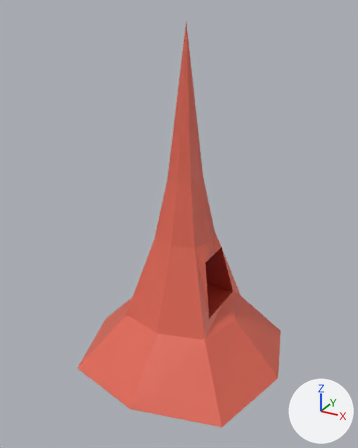
Before and after pictures for a commit that changed the Blender file Art.Src/TowerGenerator/Chunks_00.blend.
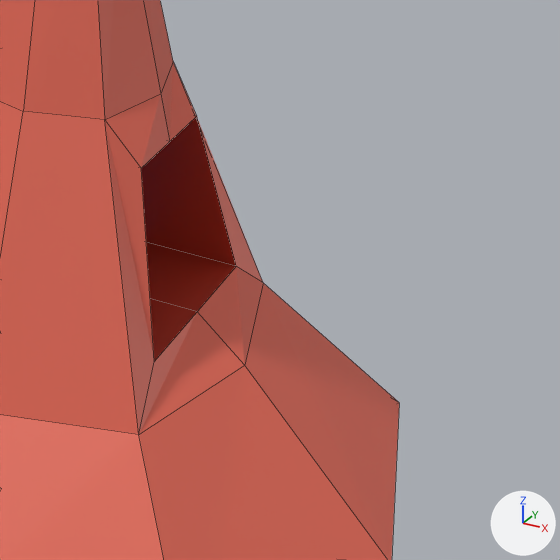
There are two pictures of each version: one whole from a 50 mm lens placed at (10.84, -20.17, 22.15), pointed at (-0.14, -0.21, 12.17), one close up on the part from 46% to 91% of the width and 48% to 84% of the height. Every picture has the same lights, and +X, +Y and +Z are marked at lower right. The close-ups show mesh edges as thin lines. The same objects are shown in both versions, whatever each file hides.
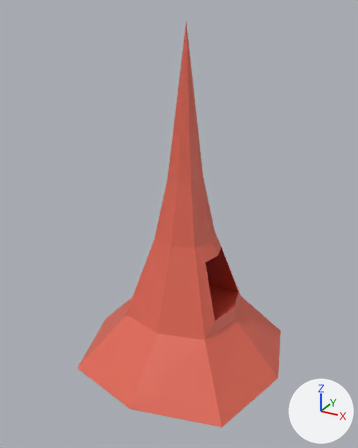
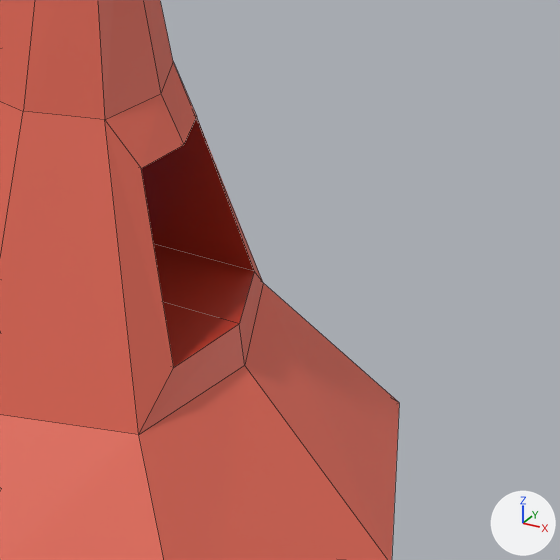
What differs and where, as boxes [x1, y1, x2, y2] in the close-ups (560 x 560 px; the box of a moved part takes in the faces that stretch with it):
part 1 of me_cube_055, moved or reshaped
    before: [105, 116, 263, 434]
    after: [105, 117, 263, 434]
part 2 of me_cube_055, moved or reshaped
    before: [105, 62, 196, 168]
    after: [105, 62, 197, 168]

Edits to the bpy script that builds the scene:
```text
Change me_cube_055:
    where me_cube_055.from_pydata(...)  # 54 vertices, 56 faces; spans x -5.4..5.5, y -5.4..5.5, z 3.4..21.6
    used by ob_cube_042; parent = ob_layer02_002; location = (0.0, 0.0, 0.0)
    me_cube_055 part 1
    me_cube_055.vertices[19].co: (2.2, 1.6, 8.0) -> (2.5, 1.6, 8.0)  # pixel (236, 266) -> pixel (254, 271)
    me_cube_055.vertices[20].co: (2.2, -1.4, 8.0) -> (2.5, -1.4, 8.0)  # pixel (154, 361) -> pixel (173, 367)
    me_cube_055.vertices[37].co: (2.2, 0.1, 8.0) -> (2.9, 0.1, 8.0)  # pixel (197, 311) -> pixel (239, 323)
    me_cube_055 part 2
    me_cube_055.vertices[38].co: (1.7, 0.1, 10.8) -> (1.9, 0.1, 10.8)  # pixel (169, 141) -> pixel (183, 144)
```
